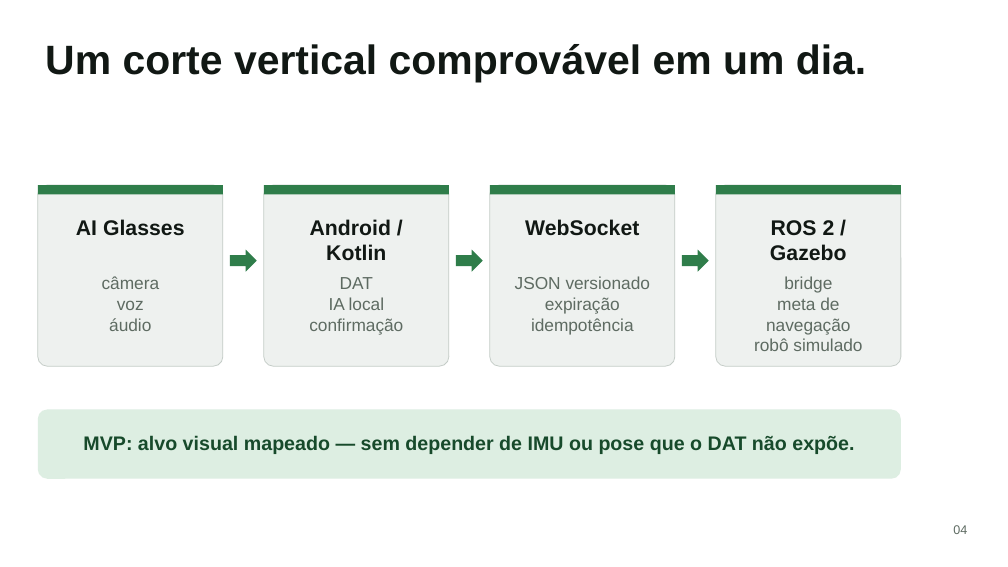
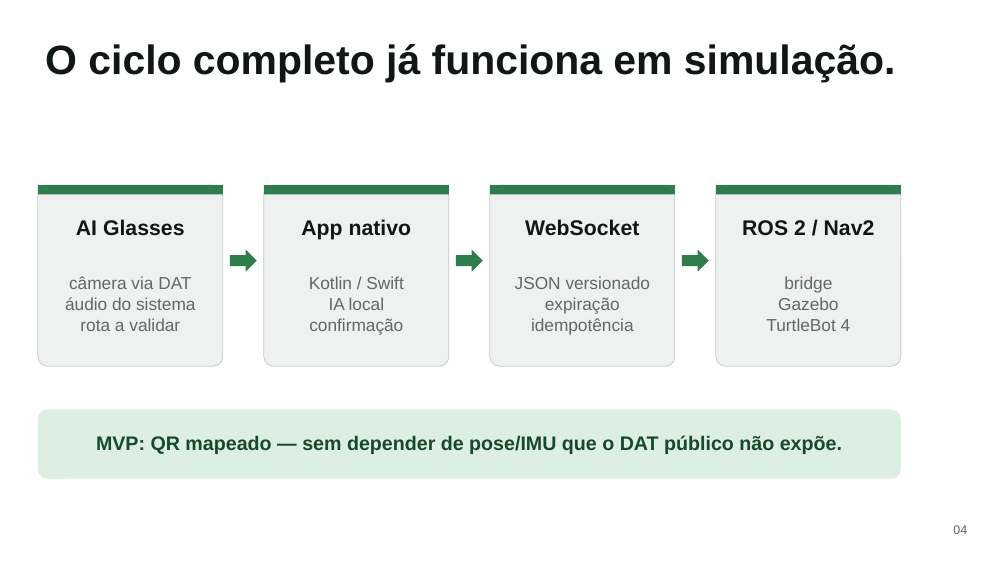
Before and after one commit to vvvvvdal/maestro-agricola, a slide deck: slide 4 of docs/pitch/Maestro-Agricola-Pitch.pptx. Drawn at 1008x567 pixels with LibreOffice and Linux fonts; fonts in the diff are those of the drawing. Boxes give left, top, right and bottom in pixels: in the first picture for what was removed or moved away, otherwise in the second. Text is boxed around its words. In the diff, an @@ line names an element or a change of style, - is before the commit and + after.

```diff
--- a/docs/pitch/Maestro-Agricola-Pitch.pptx
+++ b/docs/pitch/Maestro-Agricola-Pitch.pptx
@@ text at (45, 44, 895, 83): text changed @@
-Um corte vertical comprovável em um dia.
+O ciclo completo já funciona em simulação.
@@ text at (301, 219, 412, 240): text changed @@
-Android / Kotlin
+App nativo
@@ text at (742, 220, 875, 235): text changed @@
-ROS 2 / Gazebo
+ROS 2 / Nav2
@@ text at (65, 276, 196, 331): text changed @@
-câmera
-voz
-áudio
+câmera via DAT
+áudio do sistema
+rota a validar
@@ text at (309, 276, 403, 289): text changed @@
-DAT
+Kotlin / Swift
@@ text at (766, 297, 851, 331): text changed @@
-meta de navegação
-robô simulado
+Gazebo
+TurtleBot 4
@@ text at (96, 435, 842, 454): text changed @@
-MVP: alvo visual mapeado — sem depender de IMU ou pose que o DAT não expõe.
+MVP: QR mapeado — sem depender de pose/IMU que o DAT público não expõe.
```
Also in this commit, not shown: 3 other slides changed, 3 other files.
